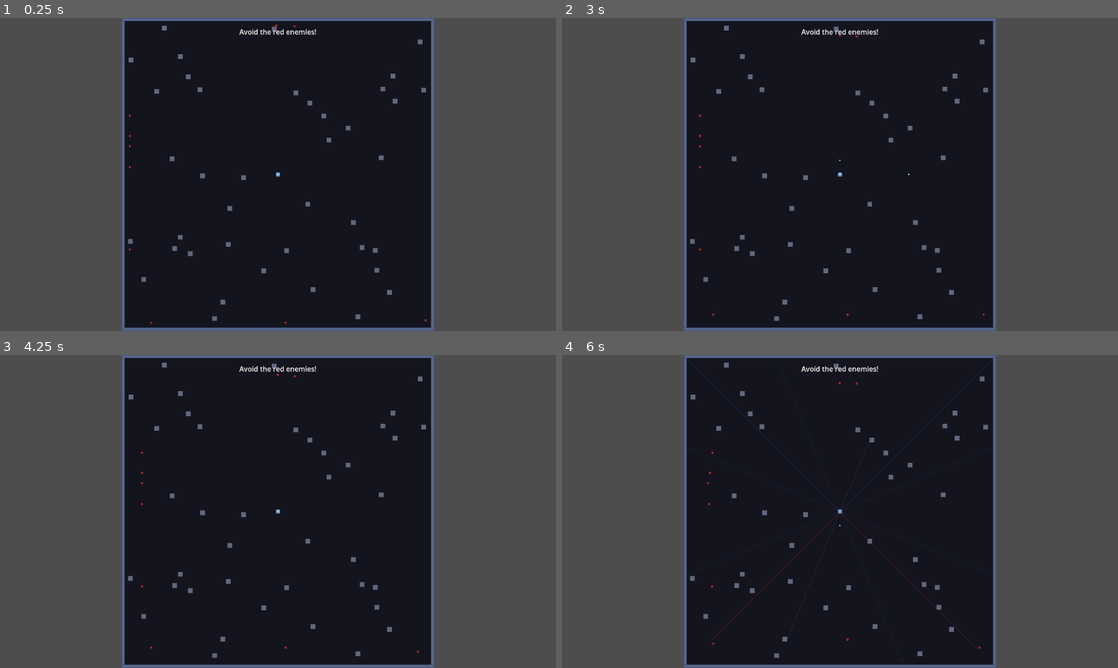
Above: before the commit, frames 1-4 (two rows, left to right).
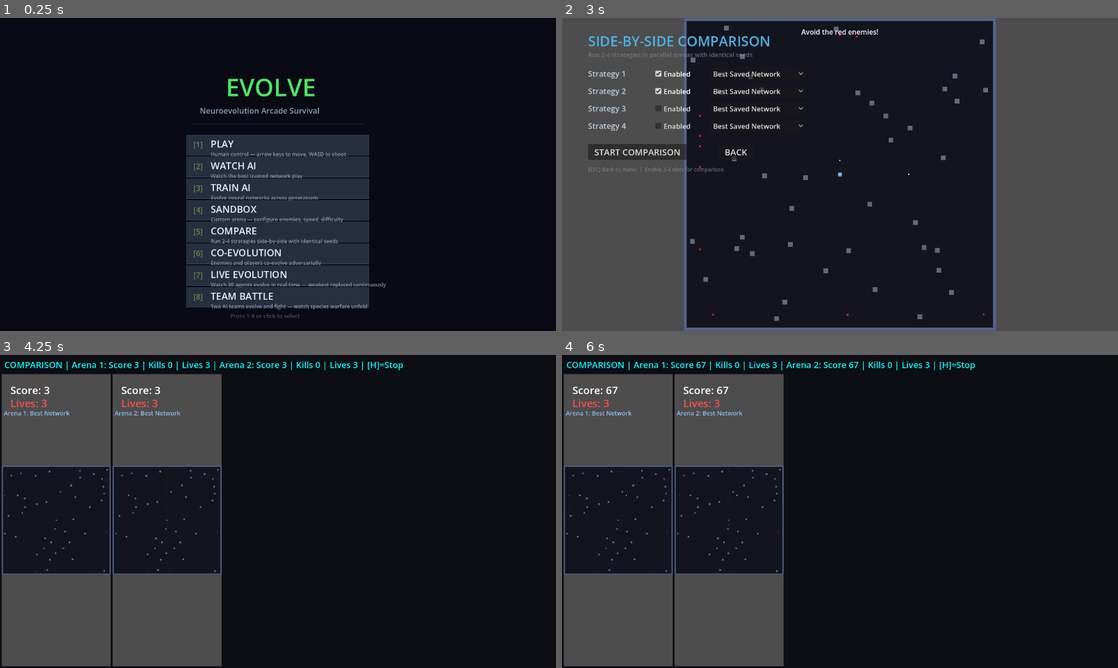
Above: after the commit, the same moments.

Repository: aryavolkan/evolve
Game: Godot game, scene res://main.tscn
The game is run twice, just before and just after one commit, with the same random seed, the same clock (stepped at 60 frames per second) and the same inputs.
Inputs (mouse positions are in pixels of both pictures, inside the frame that each line leads up to):
- Up to frame 1 (0.25 s): no input
- Up to frame 2 (3 s): tap Enter (ui_accept) at 0.5, 0.77, 1.25, 1.52, 2.75 s; move the mouse to (962, 158) at 0.52 s; hold D (shoot_right) 0.53-1.28 s; tap 0 at 0.6 s; click (962, 158) at 0.67 s; move the mouse to (728, 190) at 1.27 s; hold S (shoot_down) 1.28-2.03 s; tap 1 at 1.35 s; move the mouse to (895, 105) at 2.02 s; hold D (shoot_right) 2.03-2.78 s; tap 2 at 2.1 s; move the mouse to (812, 237) at 2.77 s; hold W (shoot_up) from 2.78 s (still down); tap 3 at 2.85 s; click (812, 237) at 2.92 s
- Up to frame 3 (4.25 s): tap Enter (ui_accept) at 3.02 s; release W (shoot_up) at 3.5 s; click (77, 489) at 3.5 s, where only the run after the commit has a clickable "START COMPARISON"
- Up to frame 4 (6 s): tap Enter (ui_accept) at 4.25, 4.52, 5, 5.27 s; move the mouse to (1006, 558) at 4.27 s; hold A (shoot_left) 4.28-5.78 s; tap 4 at 4.35 s; move the mouse to (673, 464) at 5.02 s; tap 5 at 5.1 s; move the mouse to (867, 511) at 5.77 s; hold S (shoot_down) from 5.78 s (still down); hold V from 5.78 s (still down); click (867, 511) at 5.92 s

The runs differ from the first frame. In frame 1, 65% of the frame differs, in the area x 0-100%, y 0-100%; in frame 2, 2.7%; in frame 3, 45%; in frame 4, 46%.

Commit message:
fix: use set_anchors_and_offsets_preset for full-rect title screen
set_anchors_preset only sets anchors but doesn't zero offsets,
causing the title menu to render in top-left corner instead of
filling the viewport.

Diff:
--- a/ui/title_screen.gd
+++ b/ui/title_screen.gd
@@ -30,7 +30,7 @@
 
 func _ready() -> void:
 	mouse_filter = Control.MOUSE_FILTER_STOP
-	set_anchors_preset(Control.PRESET_FULL_RECT)
+	set_anchors_and_offsets_preset(Control.PRESET_FULL_RECT)
 
 
 func show_menu() -> void:
--- a/ui_manager.gd
+++ b/ui_manager.gd
@@ -26,7 +26,7 @@
 	main_game.title_screen = TitleScreenScript.new()
 	main_game.title_screen.name = "TitleScreen"
 	main_game.get_node("CanvasLayer/UI").add_child(main_game.title_screen)
-	main_game.title_screen.set_anchors_preset(Control.PRESET_FULL_RECT)
+	main_game.title_screen.set_anchors_and_offsets_preset(Control.PRESET_FULL_RECT)
 	main_game.title_screen.mode_selected.connect(main_game._on_title_mode_selected)
 	main_game.title_screen.hide_menu()
 
